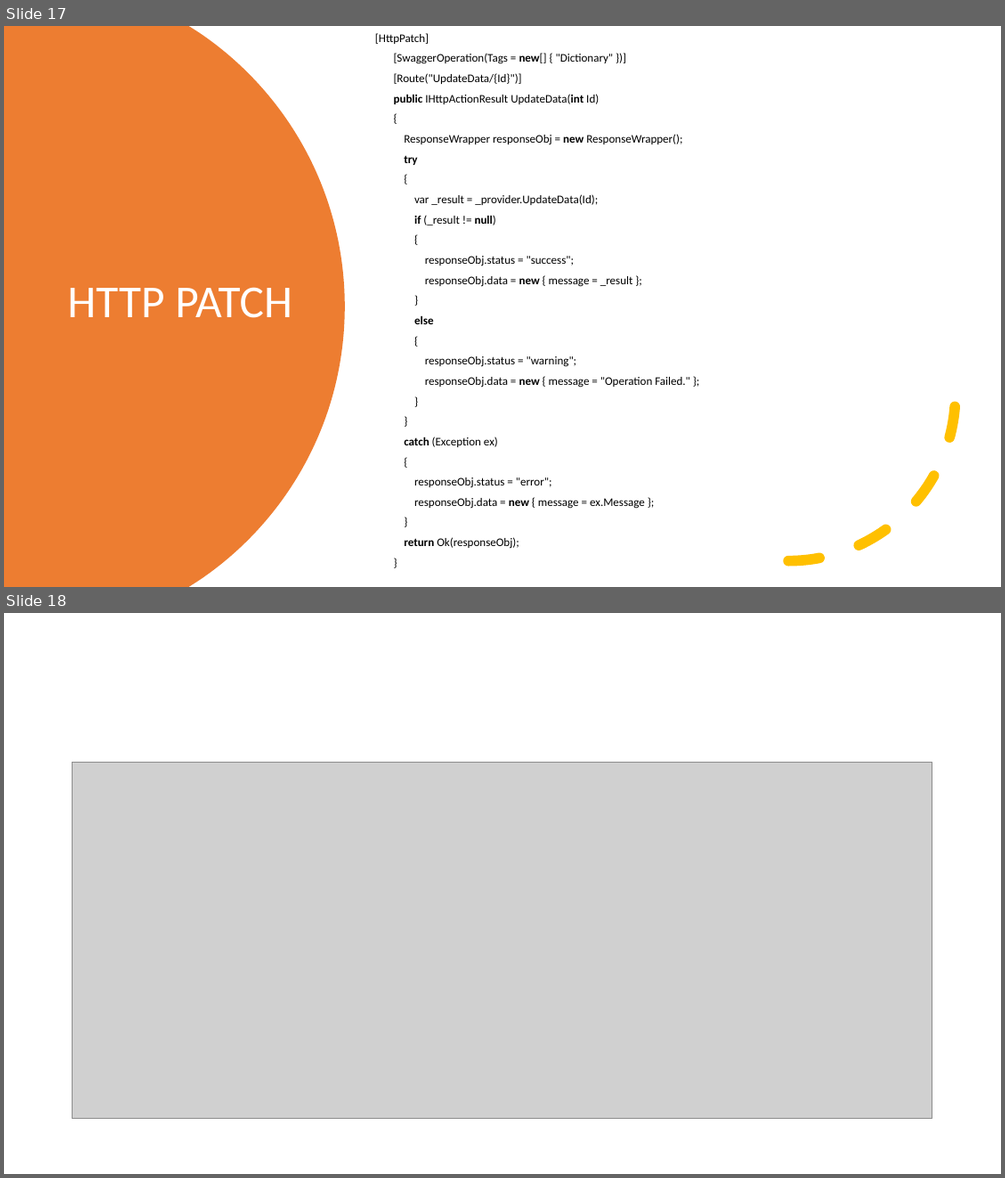
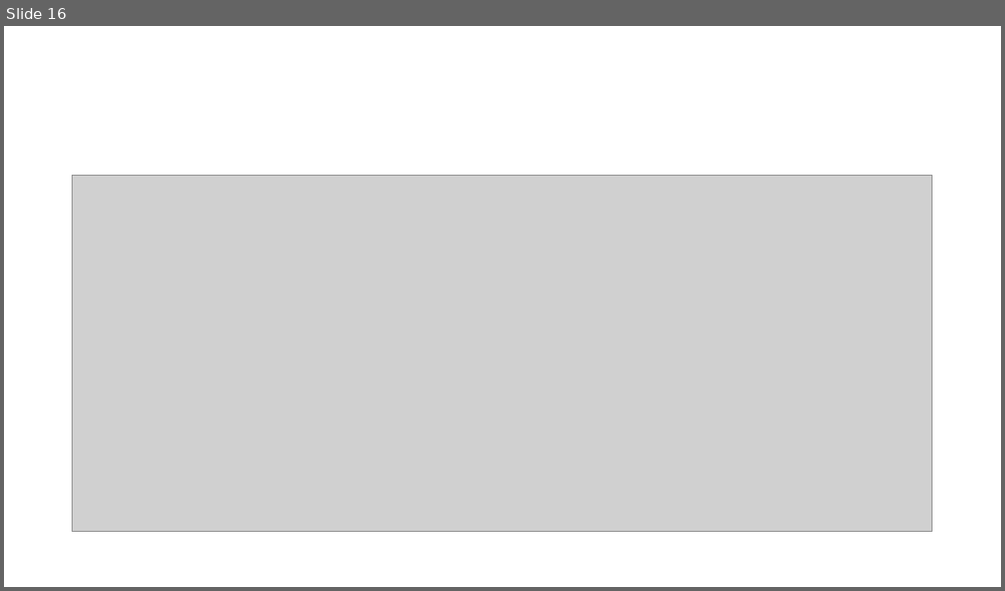
Before and after one commit to byteridge/GarageInternship2020, a slide deck: WebApi/WEB API 2.0 (1).pptx. Shown one above the other, each under a label of ours: slides 17 and 18 before the commit, slide 16 after it. The pictures are 1005x1178 and 1005x591 pixels, drawn with LibreOffice and Linux fonts; fonts in the diff are those of the drawing; grey boxes stand for pictures. Boxes give left, top, right and bottom in pixels: in the first picture for what was removed or moved away, otherwise in the second. Text is boxed around its words. In the diff, an @@ line names an element or a change of style, - is before the commit and + after.

```diff
--- a/WebApi/WEB API 2.0 (1).pptx
+++ b/WebApi/WEB API 2.0 (1).pptx
@@ slide 17 removed at box(4, 26, 1001, 587), background #FFFFFF @@
@@ freeform shape removed at box(4, 26, 345, 587) @@
@@ text removed at box(375, 33, 690, 548) @@
-[HttpPatch]
-[SwaggerOperation(Tags = new[] { "Dictionary" })]
-[Route("UpdateData/{Id}")]
-public IHttpActionResult UpdateData(int Id)
-{
-ResponseWrapper responseObj = new ResponseWrapper();
-try
-{
-var _result = _provider.UpdateData(Id);
-if (_result != null)
-{
-responseObj.status = "success";
-responseObj.data = new { message = _result };
-}
-else
-{
-responseObj.status = "warning";
-responseObj.data = new { message = "Operation Failed." };
-}
-}
-catch (Exception ex)
-{
-responseObj.status = "error";
-responseObj.data = new { message = ex.Message };
-}
-return Ok(responseObj);
-}
@@ arc (boxed as its full ellipse) removed at box(622, 227, 956, 562) @@
@@ title removed at box(67, 287, 292, 318) @@
-HTTP PATCH
@@ what was slide 18 is now slide 16 @@
```
Also in this commit, not shown: 8 slides changed, 2 slides added, 3 other slides removed.
